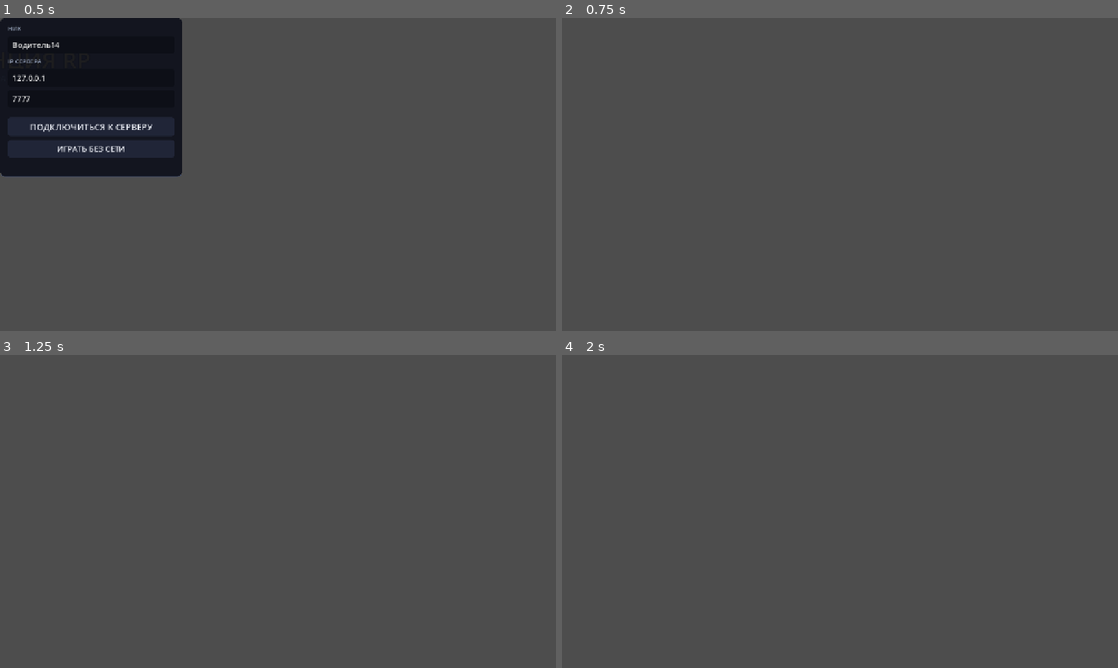
Above: before the commit, frames 1-4 (two rows, left to right).
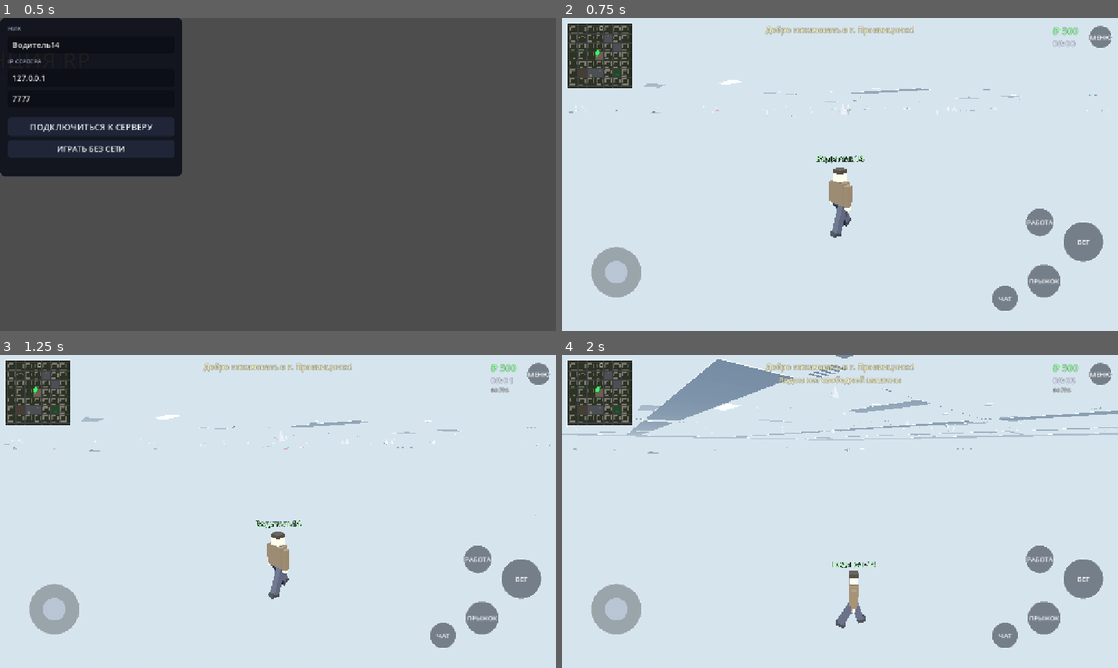
Above: after the commit, the same moments.

Repository: mimistr036-coder/launcher
Game: Godot game, scene res://br/boot.tscn
Two runs of this game, one before a commit and one after it. Both use one fixed random seed, a clock stepped at 60 frames per second and the inputs below.
Inputs (mouse positions are in pixels of both pictures, inside the frame that each line leads up to):
- Up to frame 1 (0.5 s): no input
- Up to frame 2 (0.75 s): click "ИГРАТЬ БЕЗ СЕТИ" at 0.5 s
- Up to frame 3 (1.25 s): no input
- Up to frame 4 (2 s): tap Enter at 1.25 s; move the mouse to (962, 495) at 1.27 s; hold D (move_right) from 1.28 s (still down); tap E (enter_car) at 1.35 s; click (962, 495) at 1.42 s; tap Space (jump) at 1.52 s

Frame 1 is identical in both runs. In frame 2, 99% of the frame differs, in the area x 0-100%, y 0-100%; in frame 3, 99%; in frame 4, 99%.
Error before the commit: Parse Error: Cannot infer the type of "pp" variable because the value doesn't have a set type. (res://br/world.gd:235)

Commit message:
fix: вывод типов в world.gd
Co-authored-by: arena-agent <297053741+arena-agent@users.noreply.github.com>

Diff:
--- a/game/br/world.gd
+++ b/game/br/world.gd
@@ -232,7 +232,7 @@
 func _send_state() -> void:
 	var car_id := 0
 	var ct := 0
-	var pp := player.global_position
+	var pp: Vector3 = player.global_position
 	var ry: float = player.model.rotation.y
 	var anim: int = player.anim_state()
 	var cx := 0.0
@@ -341,7 +341,7 @@
 	if p.current_car != null:
 		_exit_car(p)
 		return
-	var car := find_car_near(p.global_position, 3.2)
+	var car = find_car_near(p.global_position, 3.2)
 	if car == null:
 		hud.notice("Рядом нет свободной машины")
 		return
